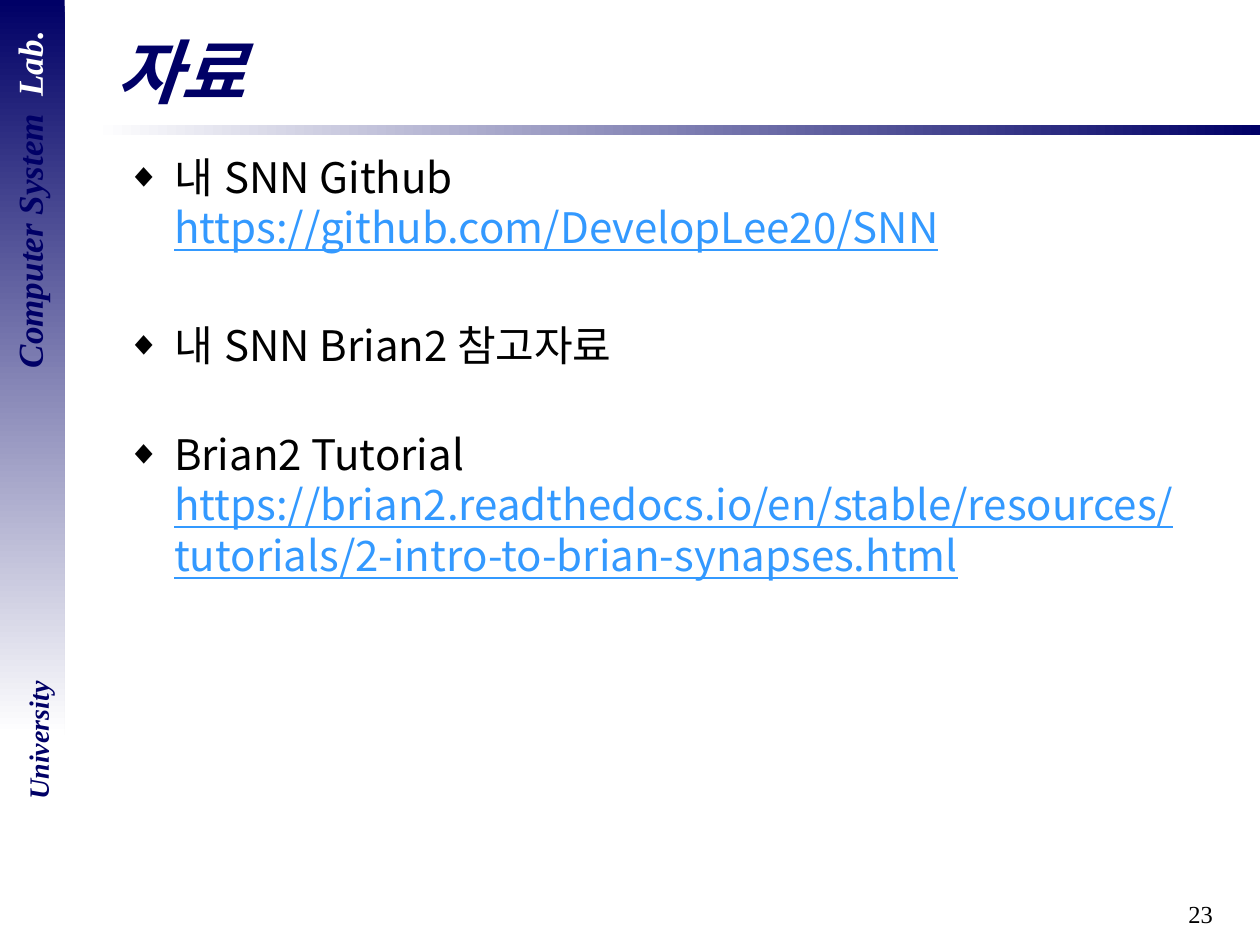
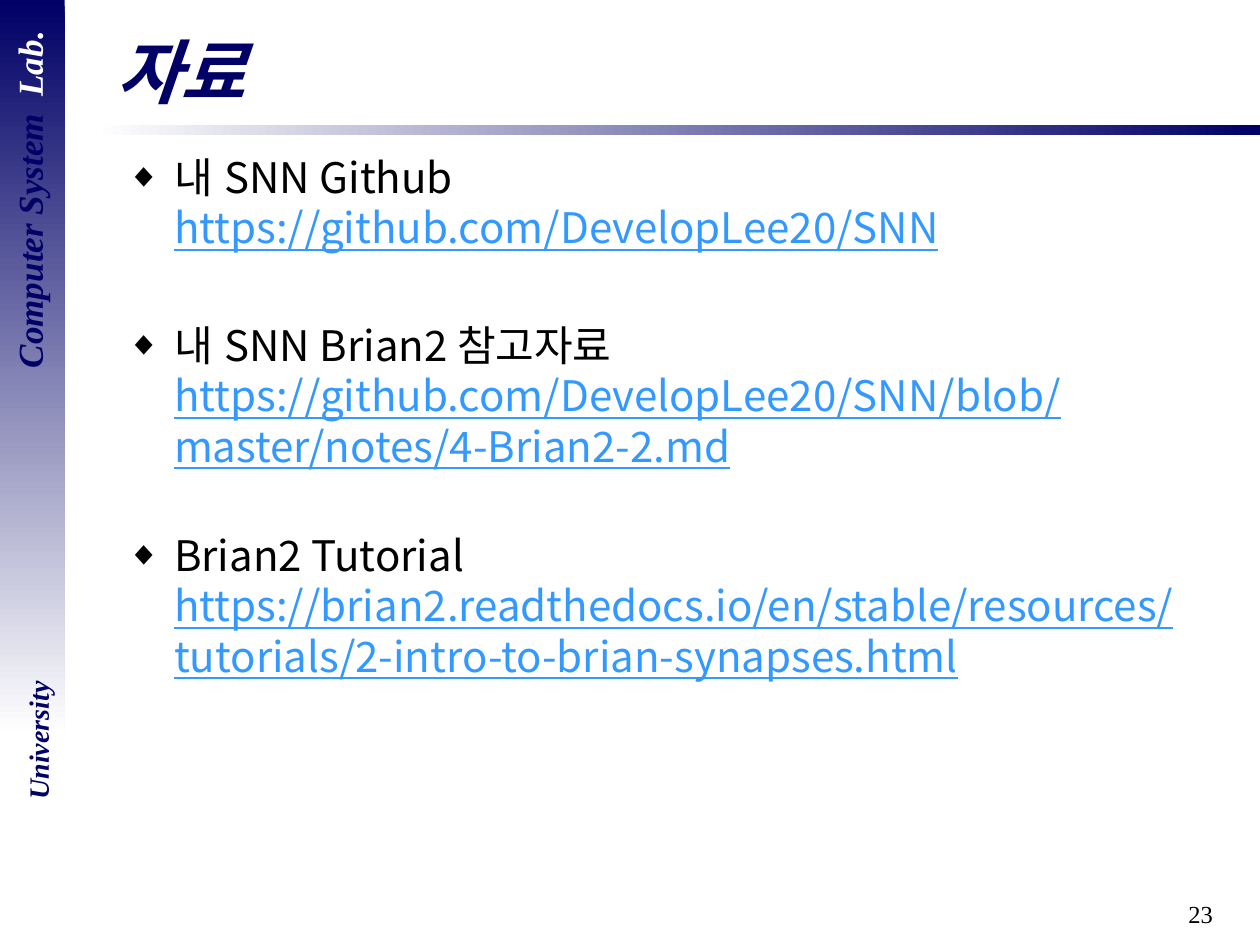
Before and after one commit to DevelopLee20/SNN, a slide deck: slide 23 of cs semina/04Brian2-2.pptx. Drawn at 1260x945 pixels with LibreOffice and Linux fonts; fonts in the diff are those of the drawing; background and template pictures are left out. Boxes give left, top, right and bottom in pixels: in the first picture for what was removed or moved away, otherwise in the second. Text is boxed around its words. In the diff, an @@ line names an element or a change of style, - is before the commit and + after.

Commit message:
modified 04Brian2-2.pptx, 세미나 전 ppt 최종 수정

```diff
--- a/cs semina/04Brian2-2.pptx
+++ b/cs semina/04Brian2-2.pptx
@@ text at (174, 326, 1061, 470): text changed; text colour #000000 to #3399FF @@
-◆ 내 SNN Brian2 참고자료
+◆ 내 SNN Brian2 참고자료
+  https://github.com/DevelopLee20/SNN/blob/master/notes/4-Brian2-2.md
```
Also in this commit, not shown: 2 other slides changed.
